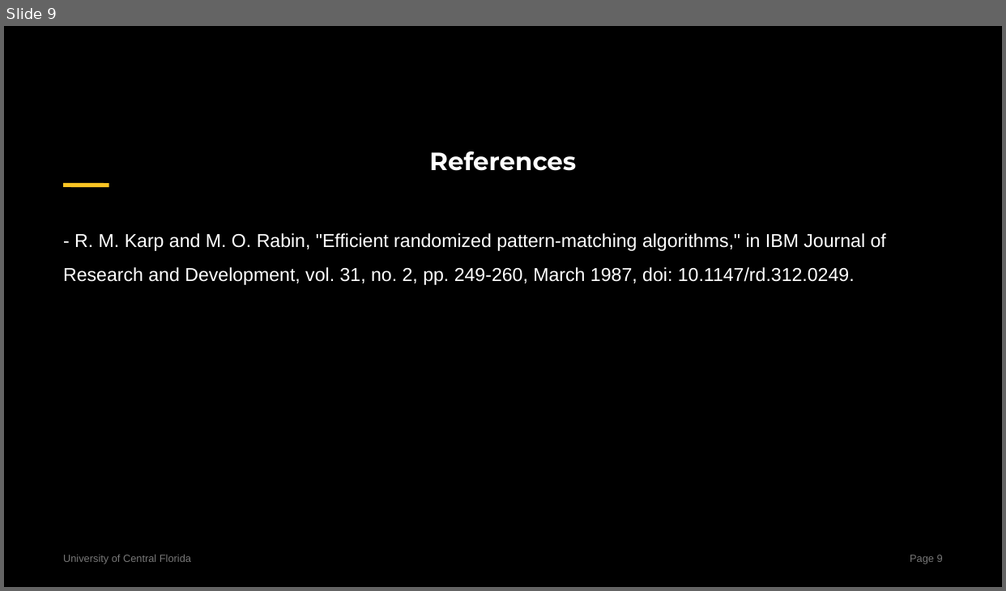
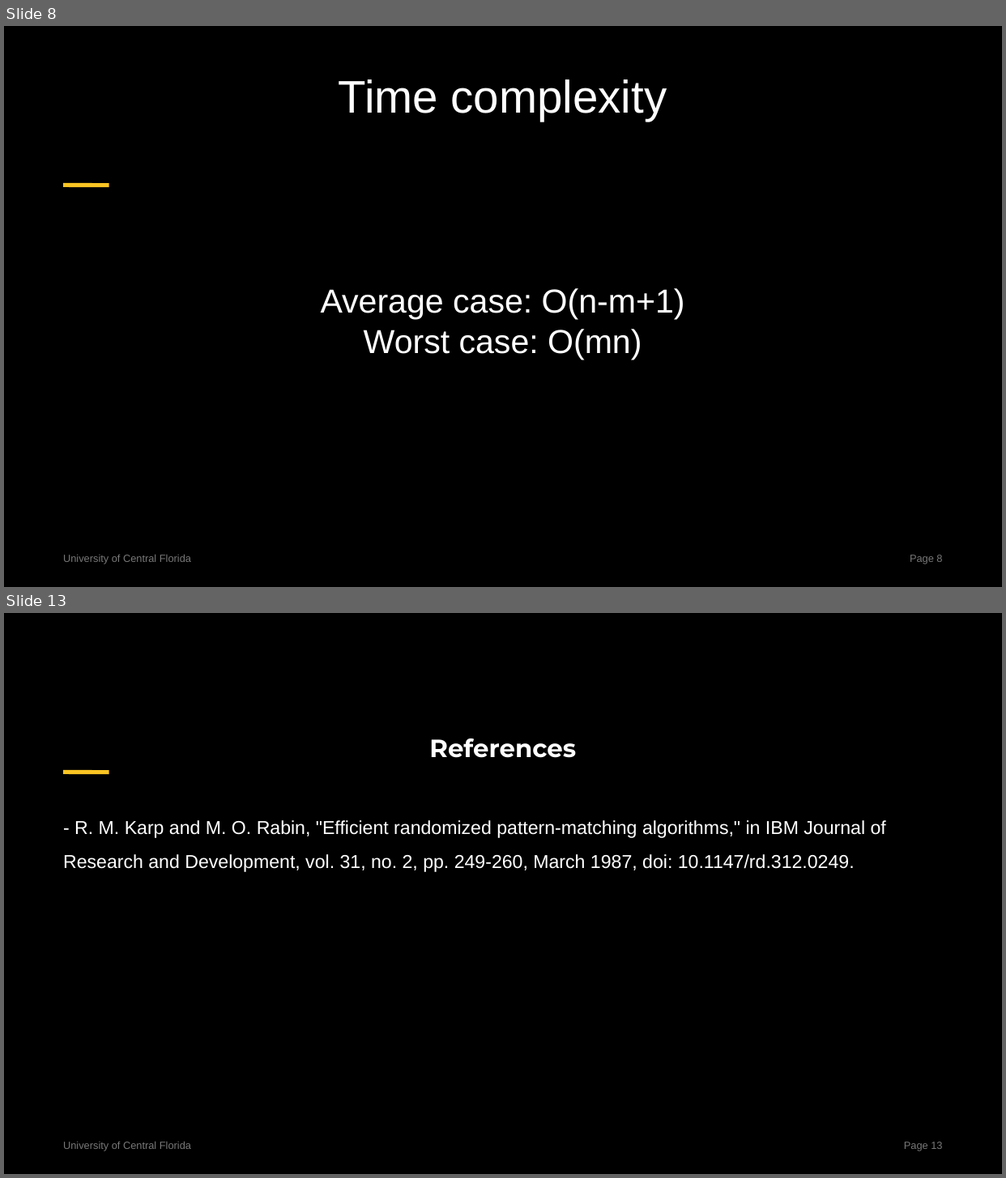
Before and after one commit to centuryhopper/Fall2022CourseContents, a slide deck: CAP6515/paper_presentation_files/rabin-karp-presentation.pptx. Shown one above the other, each under a label of ours: slide 9 before the commit, slides 8 and 13 after it; the slides between them are not shown. The pictures are 1006x591 and 1006x1178 pixels, drawn with LibreOffice and Linux fonts; fonts in the diff are those of the drawing. Boxes give left, top, right and bottom in pixels: in the first picture for what was removed or moved away, otherwise in the second. Text is boxed around its words. In the diff, an @@ line names an element or a change of style, - is before the commit and + after.

```diff
--- a/CAP6515/paper_presentation_files/rabin-karp-presentation.pptx
+++ b/CAP6515/paper_presentation_files/rabin-karp-presentation.pptx
@@ slide 8 added at box(4, 26, 1002, 587), background #000000; not listed: 3 template elements that a slide beside it also shows @@
@@ title added at box(339, 79, 667, 122), 44 pt, text #FFFFFF @@
+Time complexity
@@ subtitle added at box(321, 288, 685, 360), 32 pt, text #FFFFFF @@
+Average case: O(n-m+1)
+Worst case: O(mn)
@@ what was slide 9 is now slide 13 @@
@@ page number at box(904, 1142, 942, 1152): text changed @@
-Page 9
+Page 13
```
Also in this commit, not shown: 4 slides changed, 5 other slides added, 2 slides removed.
